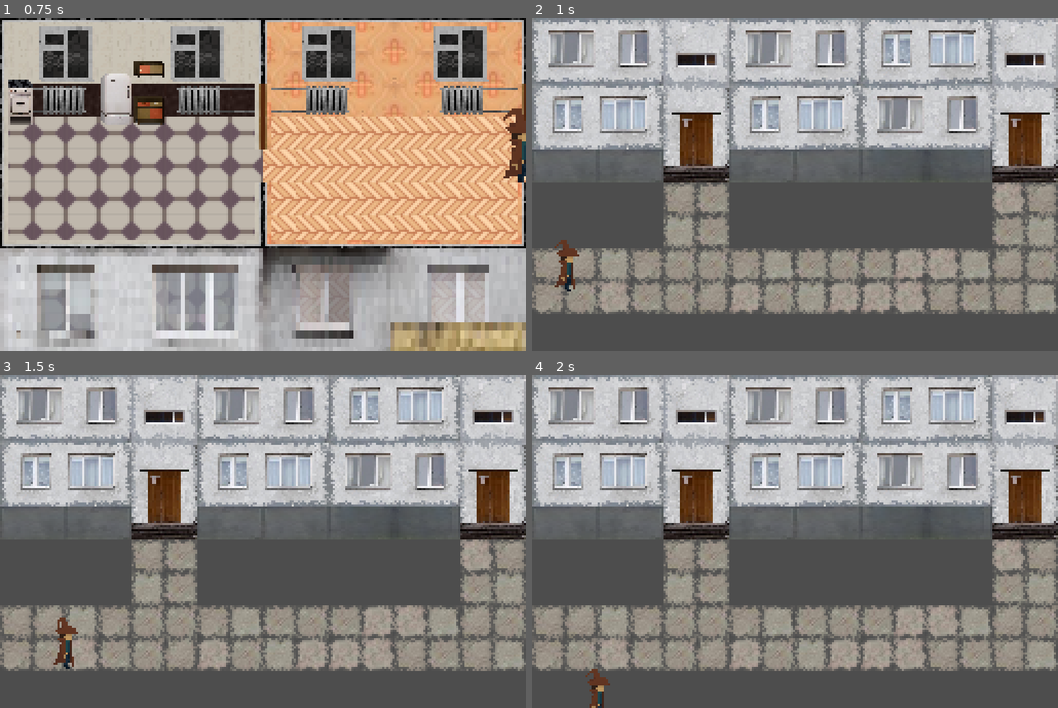
Above: before the commit, frames 1-4 (two rows, left to right).
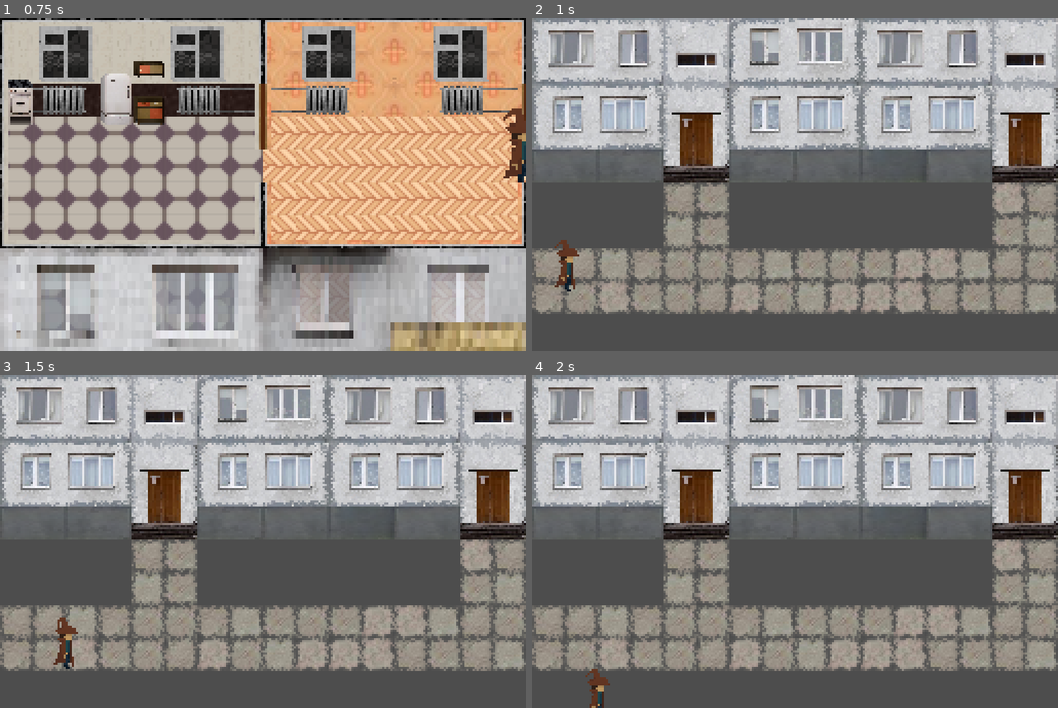
Above: after the commit, the same moments.

Repository: vydramain/Solidmaid
Game: Godot game, scene res://resources/levels/main/Main.tscn
The game is run twice, just before and just after one commit, with the same random seed, the same clock (stepped at 60 frames per second) and the same inputs. The engine's default icon, where the game draws it, is replaced by a stand-in: a white triangle on a blue panel in a dark square.
Inputs (mouse positions are in pixels of both pictures, inside the frame that each line leads up to):
- Up to frame 1 (0.75 s): move the mouse to (378, 167) at 0.52 s; press the mouse at (378, 167) at 0.53 s; hold D (move_right) from 0.53 s (still down)
- Up to frame 2 (1 s): keep holding D (move_right)
- Up to frame 3 (1.5 s): move the mouse to (157, 558) at 1.27 s; release D (move_right) at 1.28 s; release the mouse at (157, 558) at 1.28 s; hold S (move_down) from 1.28 s (still down); click (157, 558) at 1.35 s
- Up to frame 4 (2 s): keep holding S (move_down)

Frame 1 is identical in both runs. In frame 2, 6.1% of the frame differs, in the area x 37-88%, y 0-49%; in frame 3, 6.1%; in frame 4, 6.1%.

Commit message:
Updated outside level upper chunk generation

Diff:
--- a/resources/levels/outside/Outside_Map_Layer.gd
+++ b/resources/levels/outside/Outside_Map_Layer.gd
@@ -8,12 +8,19 @@
 @onready var ENVIRONMENT_SCENE: TileMapLayer = $Environment
 
 var TILE_SIZE: int = 8
-var CHUNK_TILE_WIDTH: int = 20
+var CHUNK_TILE_WIDTH: int = 10
 var CHUNK_TILE_HEIGHT: int = 26
 var UPPER_CHUNK_TILE_HEIGHT: int = 14
 var LOWER_CHUNK_TILE_HEIGHT: int = 12
 
-enum UPPER_CHUNK { LIGTH_BUILDING = 0, BLUE_BUILDING = 1, CROSS = 2, PARK = 3, FACTORY = 4}
+enum UPPER_CHUNK {
+	LIGTH_BUILDING = 0,
+	BLUE_BUILDING = 1,
+	CROSS = 2,
+	PARK = 3,
+	FACTORY = 4,
+}
+
 enum LOWER_CHUNK { GRASS = 0, ROAD = 1 }
 
 var POSSIBLE_UPPER_CHUNK_BASED_ON_LOWER = {
@@ -35,11 +42,31 @@
 
 var ATLAS_SOURCE_ID = 2
 
-var ROAD_BACKGROUND_TILE_SIZE = Vector2i(2, 3)
-var ROAD_BACKGROUND_UPPER_LEFT_CORNER_TILES_ATLAS_COORDS = [ Vector2i(4, 0) ]
-
-var SIDEWALK_BACKGROUND_TILE_SIZE = Vector2i(4, 3)
-var SIDEWALK_BACKGROUND_UPPER_LEFT_CORNER_TILES_ATLAS_COORDS = [ Vector2i(6, 0) ]
+var ROAD_BACKGROUND_TILE_SIZE = Vector2i(1, 1)
+var ROAD_BACKGROUND_UPPER_LEFT_CORNER_TILES_ATLAS_COORDS = [
+	Vector2i(4, 0),
+	Vector2i(5, 0),
+	Vector2i(4, 1),
+	Vector2i(5, 1),
+	Vector2i(4, 2),
+	Vector2i(5, 2),
+]
+
+var SIDEWALK_BACKGROUND_TILE_SIZE = Vector2i(1, 1)
+var SIDEWALK_BACKGROUND_UPPER_LEFT_CORNER_TILES_ATLAS_COORDS = [
+	Vector2i(6, 0),
+	Vector2i(7, 0),
+	Vector2i(8, 0),
+	Vector2i(9, 0),
+	Vector2i(6, 1),
+	Vector2i(7, 1),
+	Vector2i(8, 1),
+	Vector2i(9, 1),
+	Vector2i(6, 2),
+	Vector2i(7, 2),
+	Vector2i(8, 2),
+	Vector2i(9, 2),
+]
 
 var GRASS_BACKGROUND_TILE_SIZE = Vector2i(4, 4)
 var GRASS_BACKGROUND_TILES_UPPER_LEFT_CORNER_TILES_ATLAS_COORDS = [ Vector2i(0, 4) ]
@@ -129,6 +156,12 @@
 	#_log("_ready - drawing initial lower chunk: GRASS at index 0")
 	#draw_lower_chunk_background(LOWER_CHUNK.GRASS, 0)
 
+	for i in range(1, MAX_CHUNKS):
+		draw_chunk(i)
+
+	draw_upper_chunk_background(UPPER_CHUNK.FACTORY, MAX_CHUNKS)
+	draw_upper_chunk_background(UPPER_CHUNK.FACTORY, MAX_CHUNKS + 1)
+
 	_log("_ready - completed initial drawing")
 
 
@@ -148,6 +181,10 @@
 
 	var upper_chunk_values = UPPER_CHUNK.values()
 	var upper_chunk_type = upper_chunk_values[randi() % upper_chunk_values.size()]
+
+	if upper_chunk_type == UPPER_CHUNK.PARK or upper_chunk_type == UPPER_CHUNK.FACTORY:
+		upper_chunk_type = UPPER_CHUNK.CROSS
+
 	_log("draw_chunk - picked upper_chunk_type: " + str(upper_chunk_type))
 
 	var lower_chunk_values = LOWER_CHUNK.values()
@@ -155,7 +192,7 @@
 	_log("draw_chunk - picked lower_chunk_type: " + str(lower_chunk_type))
 
 	draw_upper_chunk_background(upper_chunk_type, current_chunk_index)
-	draw_lower_chunk_background(lower_chunk_type, current_chunk_index)
+	#draw_lower_chunk_background(lower_chunk_type, current_chunk_index)
 	_log("draw_chunk - completed for index: " + str(current_chunk_index))
 
 
@@ -170,12 +207,15 @@
 			_log("draw_upper_chunk_background -> LIGTH_BUILDING")
 			_fill_light_building(start_x, start_y)
 		UPPER_CHUNK.BLUE_BUILDING:
+			_fill_blue_building(start_x, start_y)
 			_log("draw_upper_chunk_background -> BLUE_BUILDING not implemented")
 		UPPER_CHUNK.CROSS:
+			_fill_cross(start_x, start_y)
 			_log("draw_upper_chunk_background -> CROSS not implemented")
 		UPPER_CHUNK.PARK:
 			_log("draw_upper_chunk_background -> PARK not implemented")
 		UPPER_CHUNK.FACTORY:
+			_fill_factory_building(start_x, start_y)
 			_log("draw_upper_chunk_background -> FACTORY not implemented")
 
 	_log("draw_upper_chunk_background - completed | type=" + str(current_chunk_type))
@@ -265,6 +305,158 @@
 
 	_log("_fill_light_building - completed")
 
+func _fill_blue_building(start_x: int, start_y: int) -> void:
+	_log("_fill_blue_building - start | start_x=" + str(start_x) + " start_y=" + str(start_y))
+
+	# Drawing basement (tile coords, not pixels)
+	for i in range(0, CHUNK_TILE_WIDTH / BLUE_BUILDING_BASEMENT_TILE_SIZE.x):
+		var x_pos = start_x + (i * BLUE_BUILDING_BASEMENT_TILE_SIZE.x)         # Next x position depends on basement legth
+		var y_pos = start_y + 4                                                 # Basement position are same for all chunks
+		var cell_pos = Vector2i(x_pos, y_pos)                                   # Tile coordinates based on each chunk
+		var atlas_coords_index = randi() % BLUE_BUILDING_BASEMENT_UPPER_LEFT_CORNER_TILES_ATLAS_COORDS.size()
+		var atlas_coords_of_tile = BLUE_BUILDING_BASEMENT_UPPER_LEFT_CORNER_TILES_ATLAS_COORDS[atlas_coords_index]
+		for t in BLUE_BUILDING_BASEMENT_TILE_SIZE.x:
+			BACKGROUND_SCENE.set_cell(cell_pos + Vector2i(t, 0), ATLAS_SOURCE_ID, atlas_coords_of_tile + Vector2i(t, 0))
+
+	_log("_fill_blue_building - basement tiles placed: count=" + str(CHUNK_TILE_WIDTH))
+
+	# Drawing first line of windows
+	var first_windows_indent = 0 # 0, 2, 6, 8, 12, 14, 18, 20, 24, 26, 30, 32, 36, 38, 42, 44...
+	for i in range(0, CHUNK_TILE_WIDTH / BLUE_BUILDING_WINDOWS_TILE_SIZE.x):
+		var x_pos = start_x + first_windows_indent
+		var y_pos = start_y + (0 * BLUE_BUILDING_WINDOWS_TILE_SIZE.y)
+
+		first_windows_indent += (BLUE_BUILDING_WINDOWS_TILE_SIZE.x)
+
+		var cell_pos = Vector2i(x_pos, y_pos)
+		var atlas_coords_index = randi() % BLUE_BUILDING_WINDOWS_UPPER_LEFT_CORNER_TILES_ATLAS_COORDS.size()
+		var atlas_coords_of_tile = BLUE_BUILDING_WINDOWS_UPPER_LEFT_CORNER_TILES_ATLAS_COORDS[atlas_coords_index]
+		for t_y in BLUE_BUILDING_WINDOWS_TILE_SIZE.y:
+			for t_x in BLUE_BUILDING_WINDOWS_TILE_SIZE.x:
+				BACKGROUND_SCENE.set_cell(cell_pos + Vector2i(t_x, t_y), ATLAS_SOURCE_ID, atlas_coords_of_tile + Vector2i(t_x, t_y))
+
+	_log("_fill_blue_building - first line of window tiles placed: count=" + str(CHUNK_TILE_WIDTH))
+
+	# Drawing second line of windows
+	var second_windows_indent = 0
+	for i in range(0, CHUNK_TILE_WIDTH / BLUE_BUILDING_WINDOWS_TILE_SIZE.x):
+		var x_pos = start_x + second_windows_indent
+		var y_pos = start_y + (1 * BLUE_BUILDING_WINDOWS_TILE_SIZE.y)
+
+		second_windows_indent += (BLUE_BUILDING_WINDOWS_TILE_SIZE.x)
+
+		var cell_pos = Vector2i(x_pos, y_pos)
+		var atlas_coords_index = randi() % BLUE_BUILDING_WINDOWS_UPPER_LEFT_CORNER_TILES_ATLAS_COORDS.size()
+		var atlas_coords_of_tile = BLUE_BUILDING_WINDOWS_UPPER_LEFT_CORNER_TILES_ATLAS_COORDS[atlas_coords_index]
+		for t_y in BLUE_BUILDING_WINDOWS_TILE_SIZE.y:
+			for t_x in BLUE_BUILDING_WINDOWS_TILE_SIZE.x:
+				BACKGROUND_SCENE.set_cell(cell_pos + Vector2i(t_x, t_y), ATLAS_SOURCE_ID, atlas_coords_of_tile + Vector2i(t_x, t_y))
+
+	_log("_fill_blue_building - second line of window tiles placed: count=" + str(CHUNK_TILE_WIDTH))
+
+	# Drawing windows entrances
+	for i in range(0, 1):
+		var x_pos = start_x + (i * (BLUE_BUILDING_ENTRANCE_WINDOW_TILE_SIZE.x + (BLUE_BUILDING_WINDOWS_TILE_SIZE.x * 4))) + (BLUE_BUILDING_WINDOWS_TILE_SIZE.x * 2)
+		var y_pos = start_y + (0 * BLUE_BUILDING_ENTRANCE_WINDOW_TILE_SIZE.y)
+		var cell_pos = Vector2i(x_pos, y_pos)
+		var atlas_coords_index = randi() % BLUE_BUILDING_ENTRANCE_WINDOW_UPPER_LEFT_CORNER_TILES_ATLAS_COORDS.size()
+		var atlas_coords_of_tile = BLUE_BUILDING_ENTRANCE_WINDOW_UPPER_LEFT_CORNER_TILES_ATLAS_COORDS[atlas_coords_index]
+		for t_y in BLUE_BUILDING_ENTRANCE_WINDOW_TILE_SIZE.y:
+			for t_x in BLUE_BUILDING_ENTRANCE_WINDOW_TILE_SIZE.x:
+				BACKGROUND_SCENE.set_cell(cell_pos + Vector2i(t_x, t_y), ATLAS_SOURCE_ID, atlas_coords_of_tile + Vector2i(t_x, t_y))
+
+	_log("_fill_blue_building - windows entrances tiles placed: count=" + str(CHUNK_TILE_WIDTH))
+
+	# Drawing entrances
+	var entrances_indent
+	for i in range(0, 1):
+		var x_pos = start_x + (i * (BLUE_BUILDING_ENTRANCE_TILE_SIZE.x + (BLUE_BUILDING_WINDOWS_TILE_SIZE.x * 4))) + (BLUE_BUILDING_WINDOWS_TILE_SIZE.x * 2)
+		var y_pos = start_y + (1 * BLUE_BUILDING_ENTRANCE_WINDOW_TILE_SIZE.y)
+		var cell_pos = Vector2i(x_pos, y_pos)
+		var atlas_coords_index = randi() % BLUE_BUILDING_ENTRANCE_UPPER_LEFT_CORNER_TILES_ATLAS_COORDS.size()
+		var atlas_coords_of_tile = BLUE_BUILDING_ENTRANCE_UPPER_LEFT_CORNER_TILES_ATLAS_COORDS[atlas_coords_index]
+		for t_y in BLUE_BUILDING_ENTRANCE_TILE_SIZE.y:
+			for t_x in BLUE_BUILDING_ENTRANCE_TILE_SIZE.x:
+				BACKGROUND_SCENE.set_cell(cell_pos + Vector2i(t_x, t_y), ATLAS_SOURCE_ID, atlas_coords_of_tile + Vector2i(t_x, t_y))
+
+	_log("_fill_blue_building - entrances tiles placed: count=" + str(CHUNK_TILE_WIDTH))
+
+	_log("_fill_blue_building - completed")
+
+func _fill_cross(start_x: int, start_y: int):
+	_log("_fill_cross - start | start_x=" + str(start_x) + " start_y=" + str(start_y))
+
+	# Upper sidewalk part
+	var sidewalk_indent = 0
+	for i in range(0, 4):
+		var x_pos = start_x + sidewalk_indent
+		var y_pos = start_y + (4 * SIDEWALK_BACKGROUND_TILE_SIZE.y)
+
+		var indent_flag = i % 4
+		if indent_flag == 1 or indent_flag == 3:
+			sidewalk_indent += 7
+		else:
+			sidewalk_indent += 1
+
+		var cell_pos = Vector2i(x_pos, y_pos)
+		var atlas_coords_index = randi() % SIDEWALK_BACKGROUND_UPPER_LEFT_CORNER_TILES_ATLAS_COORDS.size()
+		var atlas_coords_of_tile = SIDEWALK_BACKGROUND_UPPER_LEFT_CORNER_TILES_ATLAS_COORDS[atlas_coords_index]
+		BACKGROUND_SCENE.set_cell(cell_pos, ATLAS_SOURCE_ID, atlas_coords_of_tile)
+
+	# Upper road part
+	var road_indent = 2
+	for i in range(0, 6):
+		var x_pos = start_x + road_indent
+		var y_pos = start_y + (4 * ROAD_BACKGROUND_TILE_SIZE.y)
+
+		road_indent += 1
+
+		var cell_pos = Vector2i(x_pos, y_pos)
+		var atlas_coords_index = randi() % ROAD_BACKGROUND_UPPER_LEFT_CORNER_TILES_ATLAS_COORDS.size()
+		var atlas_coords_of_tile = ROAD_BACKGROUND_UPPER_LEFT_CORNER_TILES_ATLAS_COORDS[atlas_coords_index]
+		BACKGROUND_SCENE.set_cell(cell_pos, ATLAS_SOURCE_ID, atlas_coords_of_tile)
+
+	_log("_fill_cross - upper sidewalk tiles placed: count=" + str(CHUNK_TILE_WIDTH))
+
+	_log("_fill_blue_building - completed")
+
+func _fill_factory_building(start_x: int, start_y: int) -> void:
+
+	# Drawing first floor of factory building
+	var first_floor_indent = 0
+	for i in range(0, CHUNK_TILE_WIDTH / FACTORY_BUILDING_WINDOWS_TILE_SIZE.x):
+		var x_pos = start_x + first_floor_indent
+		var y_pos = start_y + (0 * FACTORY_BUILDING_WINDOWS_TILE_SIZE.y)
+
+		first_floor_indent += FACTORY_BUILDING_WINDOWS_TILE_SIZE.x
+
+		var cell_pos = Vector2i(x_pos, y_pos)
+		var atlas_coords_index = randi() % FACTORY_BUILDING_WINDOWS_UPPER_LEFT_CORNER_TILES_ATLAS_COORDS.size()
+		var atlas_coords_of_tile = FACTORY_BUILDING_WINDOWS_UPPER_LEFT_CORNER_TILES_ATLAS_COORDS[atlas_coords_index]
+		for t_y in FACTORY_BUILDING_WINDOWS_TILE_SIZE.y:
+			for t_x in FACTORY_BUILDING_WINDOWS_TILE_SIZE.x:
+				BACKGROUND_SCENE.set_cell(cell_pos + Vector2i(t_x, t_y), ATLAS_SOURCE_ID, atlas_coords_of_tile + Vector2i(t_x, t_y))
+
+	_log("_fill_light_building - first line of window tiles placed: count=" + str(CHUNK_TILE_WIDTH))
+
+	# Drawing second floor of factory building
+	var second_floor_indent = 0
+	for i in range(0, CHUNK_TILE_WIDTH / FACTORY_BUILDING_WINDOWS_TILE_SIZE.x):
+		var x_pos = start_x + second_floor_indent
+		var y_pos = start_y + (1 * FACTORY_BUILDING_WINDOWS_TILE_SIZE.y)
+
+		second_floor_indent += FACTORY_BUILDING_WINDOWS_TILE_SIZE.x
+
+		var cell_pos = Vector2i(x_pos, y_pos)
+		var atlas_coords_index = randi() % FACTORY_BUILDING_WINDOWS_UPPER_LEFT_CORNER_TILES_ATLAS_COORDS.size()
+		var atlas_coords_of_tile = FACTORY_BUILDING_WINDOWS_UPPER_LEFT_CORNER_TILES_ATLAS_COORDS[atlas_coords_index]
+		for t_y in FACTORY_BUILDING_WINDOWS_TILE_SIZE.y:
+			for t_x in FACTORY_BUILDING_WINDOWS_TILE_SIZE.x:
+				BACKGROUND_SCENE.set_cell(cell_pos + Vector2i(t_x, t_y), ATLAS_SOURCE_ID, atlas_coords_of_tile + Vector2i(t_x, t_y))
+
+	_log("_fill_light_building - first line of window tiles placed: count=" + str(CHUNK_TILE_WIDTH))
+
+	_log("_fill_blue_building - completed")
 
 func draw_lower_chunk_background(current_chunk_type: LOWER_CHUNK, current_chunk_index: int) -> void:
 	_log("draw_lower_chunk_background - start | type=" + str(current_chunk_type) + " index=" + str(current_chunk_index))
